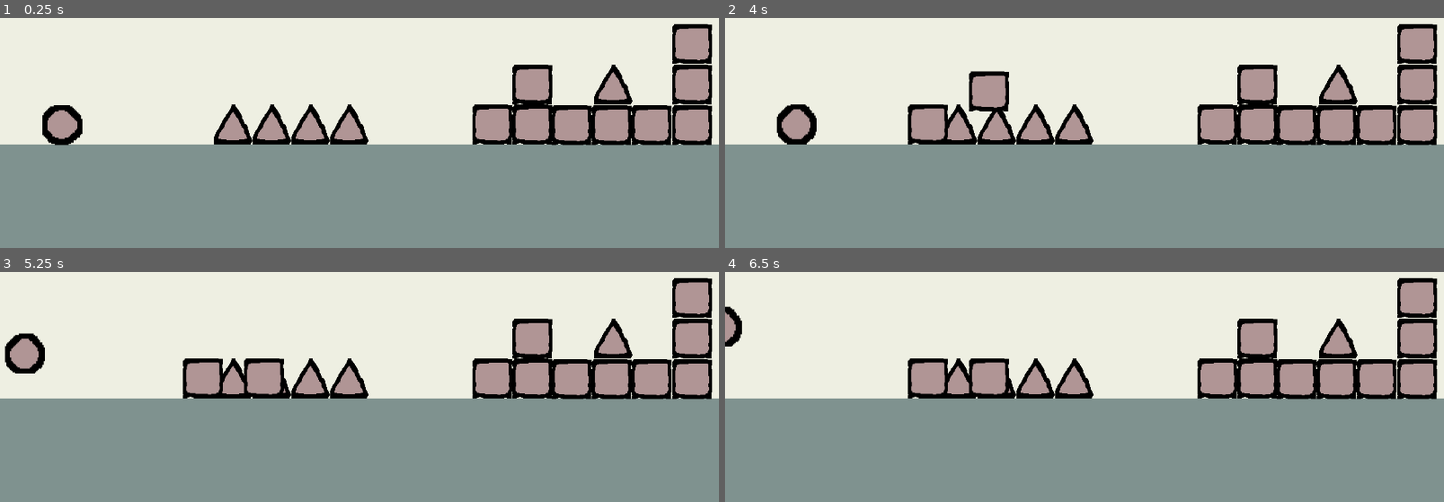
Above: before the commit, frames 1-4 (two rows, left to right).
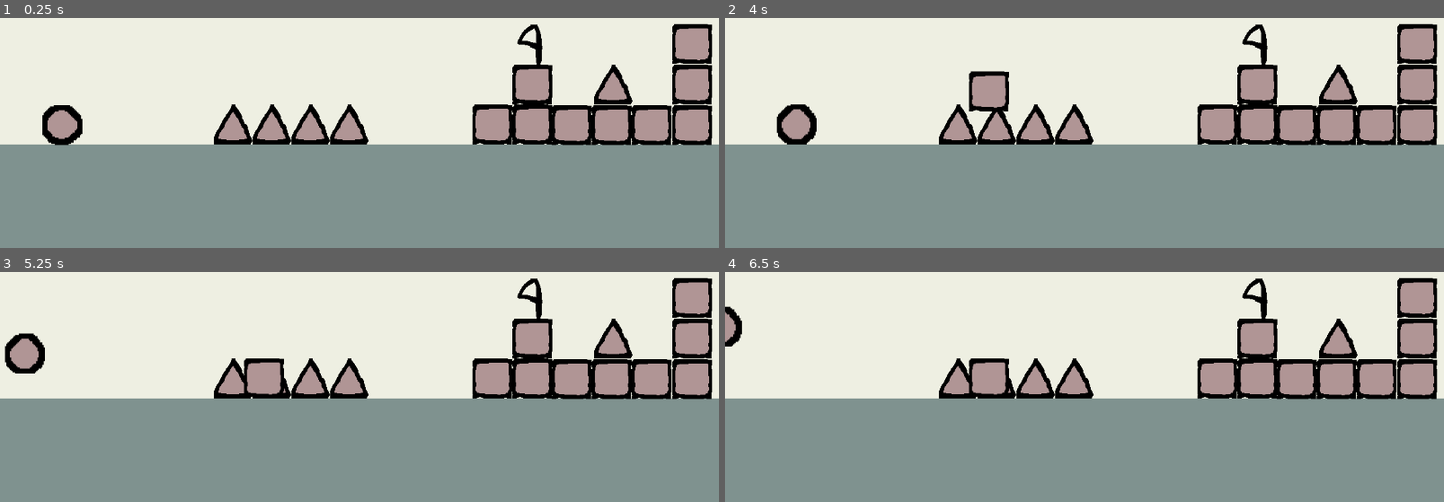
Above: after the commit, the same moments.

Repository: valegui/collapse
Game: Godot game, scene res://scenes/level_7.tscn
Same seed, same stepped clock (60 frames per second), same inputs: the game is played once before the commit and once after it. This scene is started directly instead of the project's main scene.
Inputs:
- Up to frame 1 (0.25 s): no input
- Up to frame 2 (4 s): tap Enter (ui_accept) at 0.5, 0.77, 1.52, 3.02, 3.77 s; hold Right (ui_right) 0.53-2.03 s; hold Left (ui_left) 2.03-2.78 s; hold Right (ui_right) from 2.78 s (still down)
- Up to frame 3 (5.25 s): release Right (ui_right) at 4.28 s; hold Left (ui_left) 4.28-5.03 s; tap Enter (ui_accept) at 4.52 s; hold Right (ui_right) from 5.03 s (still down)
- Up to frame 4 (6.5 s): release Right (ui_right) at 5.78 s; hold Left (ui_left) from 5.78 s (still down); tap Enter (ui_accept) at 6.02 s

The runs differ from the first frame. In frame 1, 0.3% of the frame differs, in the area x 71-76%, y 2-21%; in frame 2, 1.2%, in the area x 25-76%, y 2-56%; in frame 3, 1.2%; in frame 4, 1.2%.

Commit message:
corpse one time and flag in level 7

Diff:
--- a/scenes/level_5.tscn
+++ b/scenes/level_5.tscn
@@ -11,6 +11,9 @@
 
 [sub_resource type="RectangleShape2D" id="RectangleShape2D_tbt7t"]
 size = Vector2(1698, 197.5)
+
+[sub_resource type="RectangleShape2D" id="RectangleShape2D_cynta"]
+size = Vector2(63.5, 49.5)
 
 [node name="Level5" type="Node2D"]
 
@@ -82,3 +85,10 @@
 offset_right = 2631.0
 offset_bottom = 509.0
 color = Color(0.498523, 0.571256, 0.56201, 1)
+
+[node name="StaticBody2D3" type="StaticBody2D" parent="."]
+collision_layer = 2
+
+[node name="CollisionShape2D" type="CollisionShape2D" parent="StaticBody2D3"]
+position = Vector2(917.25, 394.75)
+shape = SubResource("RectangleShape2D_cynta")
--- a/scenes/level_6.tscn
+++ b/scenes/level_6.tscn
@@ -11,6 +11,9 @@
 
 [sub_resource type="RectangleShape2D" id="RectangleShape2D_tbt7t"]
 size = Vector2(3612, 197.5)
+
+[sub_resource type="RectangleShape2D" id="RectangleShape2D_6x5s0"]
+size = Vector2(63.5, 49.5)
 
 [node name="Level6" type="Node2D"]
 
@@ -103,3 +106,10 @@
 offset_right = 4565.0
 offset_bottom = 509.0
 color = Color(0.498523, 0.571256, 0.56201, 1)
+
+[node name="StaticBody2D3" type="StaticBody2D" parent="."]
+collision_layer = 2
+
+[node name="CollisionShape2D" type="CollisionShape2D" parent="StaticBody2D3"]
+position = Vector2(917.25, 394.75)
+shape = SubResource("RectangleShape2D_6x5s0")
--- a/scenes/level_7.tscn
+++ b/scenes/level_7.tscn
@@ -7,6 +7,7 @@
 [ext_resource type="PackedScene" uid="uid://bu2sp7hercpyx" path="res://scenes/spike.tscn" id="4_ophlp"]
 [ext_resource type="PackedScene" uid="uid://cia6jsfphwaog" path="res://scenes/static_box.tscn" id="5_wu5f3"]
 [ext_resource type="PackedScene" uid="uid://cp3eowpnojgjc" path="res://scenes/turret.tscn" id="7_ci1vt"]
+[ext_resource type="Texture2D" uid="uid://bntyshd3co2jd" path="res://assets/flag.png" id="8_ophlp"]
 
 [sub_resource type="WorldBoundaryShape2D" id="WorldBoundaryShape2D_5xbjy"]
 
@@ -87,3 +88,7 @@
 
 [node name="Turret" parent="enemies" instance=ExtResource("7_ci1vt")]
 position = Vector2(1774, 451)
+
+[node name="Sprite2D" type="Sprite2D" parent="."]
+position = Vector2(855, 324)
+texture = ExtResource("8_ophlp")
--- a/scripts/player.gd
+++ b/scripts/player.gd
@@ -75,11 +75,17 @@
 
 # === Corpse Spawning ===
 func spawn_corpse(parent_node: Node, position: Vector2) -> void:
+	var corpses = get_tree().get_nodes_in_group("corpse")
+	var last_corpse = null
+	if corpses.size() > 0:
+		last_corpse = corpses[0]
+		last_corpse.queue_free()
 	if corpse_instance:
 		corpse_instance.queue_free()
 
 	corpse_instance = corpse_scene.instantiate()
 	parent_node.add_child(corpse_instance)
+	corpse_instance.add_to_group("corpse")
 	corpse_instance.name = "Corpse"
 	corpse_instance.global_position = position
 	corpse_instance.visible = true
Binary file added: assets/flag.png
Not shown, added: assets/flag.png.import
Not shown: 1 places in scenes/level_5.tscn that only renumber resources
Not shown: 1 places in scenes/level_6.tscn that only renumber resources
Not shown: 1 places in scenes/level_7.tscn that only renumber resources
